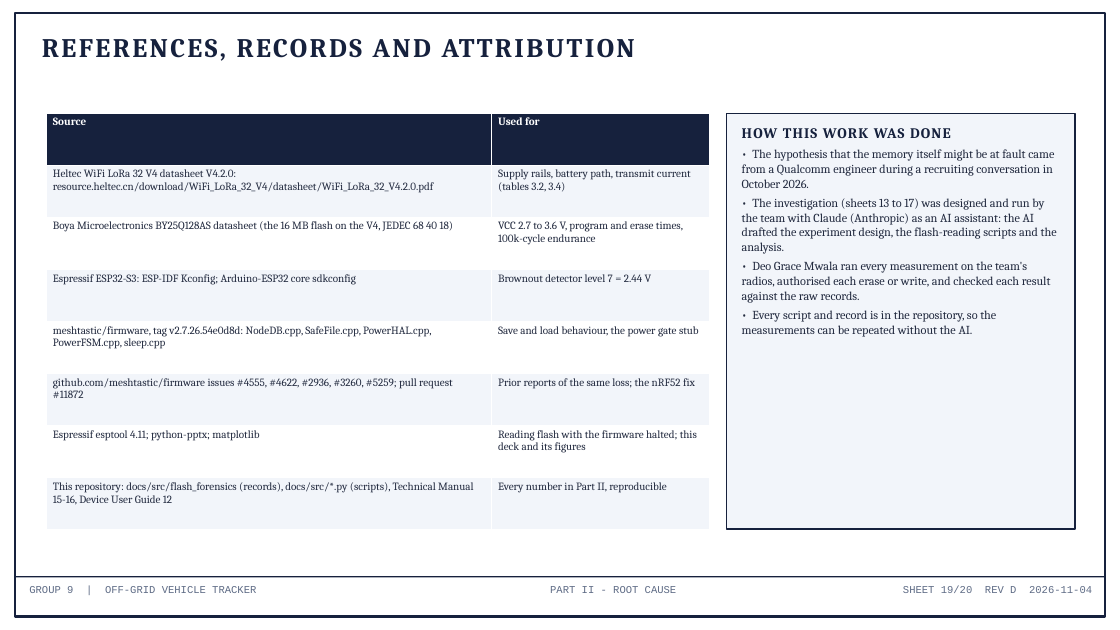
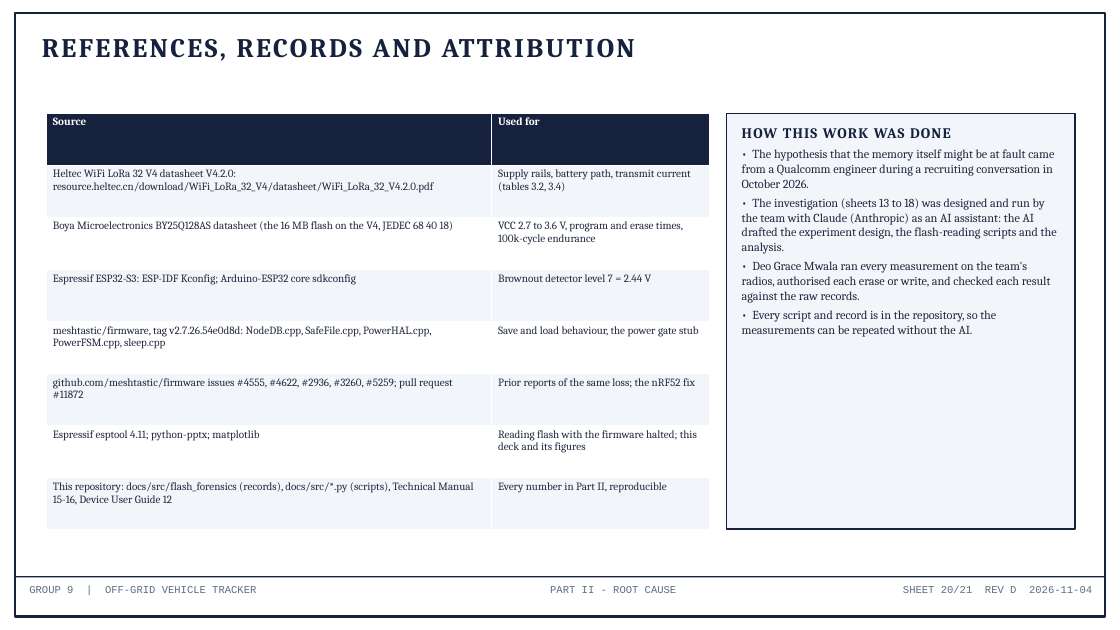
Before and after one commit to deosgracius/offgrid-vehicle-tracker, a slide deck: slide 20 of docs/presentations/Group9_Presentation.pptx (slide 19 before the commit). Drawn at 1120x630 pixels with LibreOffice and Linux fonts; fonts in the diff are those of the drawing. Boxes give left, top, right and bottom in pixels: in the first picture for what was removed or moved away, otherwise in the second. Text is boxed around its words. In the diff, an @@ line names an element or a change of style, - is before the commit and + after.

```diff
--- a/docs/presentations/Group9_Presentation.pptx
+++ b/docs/presentations/Group9_Presentation.pptx
@@ text at (x1=742, y1=198, x2=1057, y2=254): text changed @@
-• The investigation (sheets 13 to 17) was designed and run by the team with Claude (Anthropic) as an AI assistant: the AI drafted the experiment design, the flash-reading scripts and the analysis.
+• The investigation (sheets 13 to 18) was designed and run by the team with Claude (Anthropic) as an AI assistant: the AI drafted the experiment design, the flash-reading scripts and the analysis.
@@ text at (x1=903, y1=586, x2=1092, y2=593): text changed @@
-SHEET 19/20 REV D 2026-11-04
+SHEET 20/21 REV D 2026-11-04
```
Also in this commit, not shown: 19 other slides changed, 1 slide added, 3 other files.
